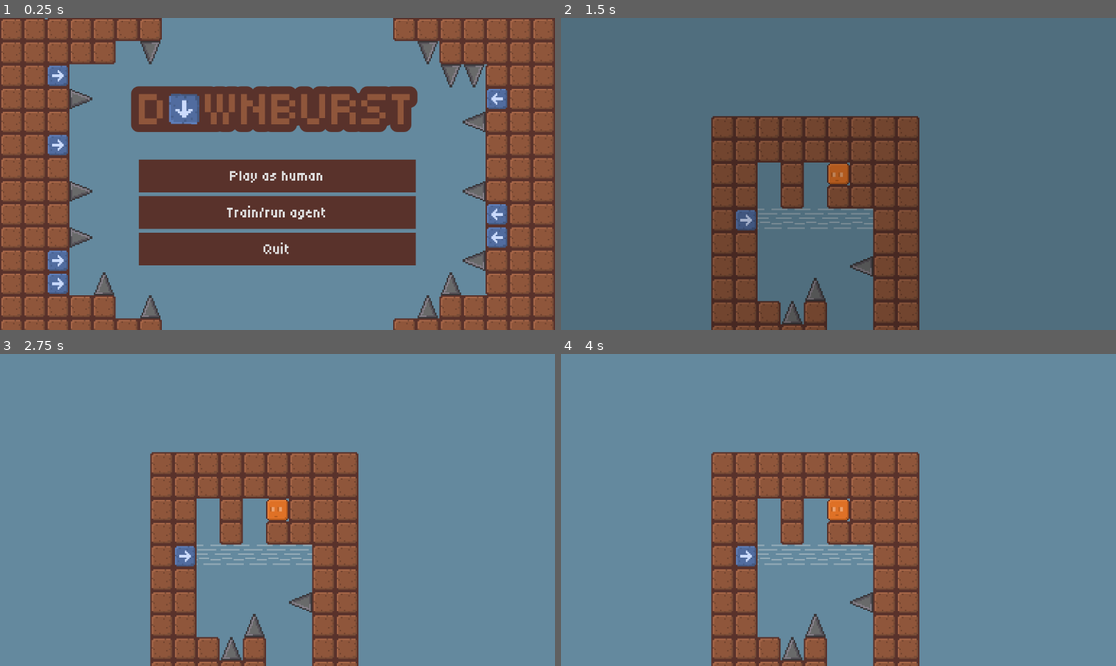
Above: before the commit, frames 1-4 (two rows, left to right).
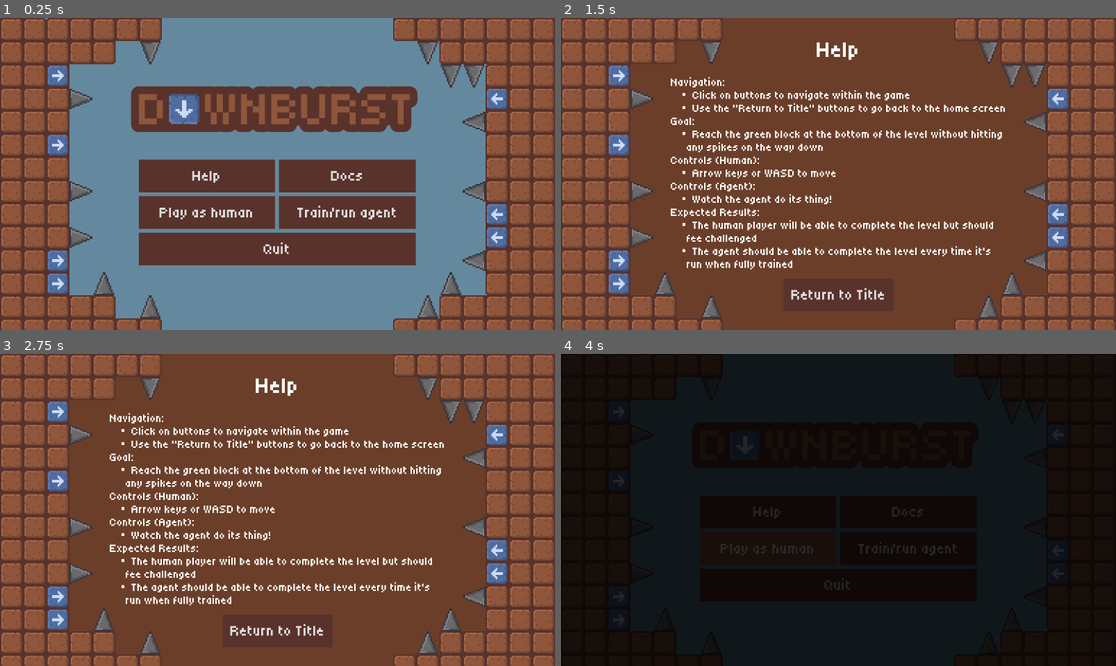
Above: after the commit, the same moments.

Repository: SeaRaptor21/game-agent-2025
Game: Godot game, scene res://scenes/title.tscn
Two runs of this game, one before a commit and one after it. Both use one fixed random seed, a clock stepped at 60 frames per second and the inputs below.
Inputs (mouse positions are in pixels of both pictures, inside the frame that each line leads up to):
- Up to frame 1 (0.25 s): no input
- Up to frame 2 (1.5 s): click (766, 177) at 0.5 s, where only the run after the commit has a clickable "Help"; click (910, 177) at 1.25 s, where only the run after the commit has a clickable "Docs"
- Up to frame 3 (2.75 s): click (349, 547) at 2 s, where only the run after the commit has a clickable "Train/run agent"
- Up to frame 4 (4 s): click (838, 631) at 2.75 s, where only the run after the commit has a clickable "Return to Title"; click (766, 547) at 3.5 s, where only the run after the commit has a clickable "Play as human"

The runs differ from the first frame. In frame 1, 1.2% of the frame differs, in the area x 28-72%, y 45-68%; in frame 2, 90%; in frame 3, 94%; in frame 4, 100%, in the area x 0-100%, y 0-100%.

Commit message:
Add splash screens for Docs and Help
Still need to write docs

Diff:
--- a/scenes/main.tscn
+++ b/scenes/main.tscn
@@ -96,7 +96,6 @@
 theme = ExtResource("4_16c2l")
 
 [node name="WinScreen" type="CenterContainer" parent="CanvasLayer2/EndScreens"]
-visible = false
 layout_mode = 1
 anchors_preset = 15
 anchor_right = 1.0
@@ -118,7 +117,7 @@
 
 [node name="Return" type="Button" parent="CanvasLayer2/EndScreens/WinScreen/PanelContainer/VBoxContainer"]
 layout_mode = 2
-text = "Return to title"
+text = "Return to Title"
 
 [node name="LoseScreen" type="CenterContainer" parent="CanvasLayer2/EndScreens"]
 visible = false
--- a/scenes/title.tscn
+++ b/scenes/title.tscn
@@ -122,17 +122,148 @@
 layout_mode = 2
 theme_override_constants/separation = 8
 
-[node name="Human" type="Button" parent="CenterContainer/VBoxContainer/VBoxContainer"]
-layout_mode = 2
+[node name="HBoxContainer" type="HBoxContainer" parent="CenterContainer/VBoxContainer/VBoxContainer"]
+layout_mode = 2
+theme_override_constants/separation = 8
+
+[node name="Help" type="Button" parent="CenterContainer/VBoxContainer/VBoxContainer/HBoxContainer"]
+layout_mode = 2
+size_flags_horizontal = 3
+text = "Help"
+
+[node name="Docs" type="Button" parent="CenterContainer/VBoxContainer/VBoxContainer/HBoxContainer"]
+layout_mode = 2
+size_flags_horizontal = 3
+text = "Docs"
+
+[node name="HBoxContainer2" type="HBoxContainer" parent="CenterContainer/VBoxContainer/VBoxContainer"]
+layout_mode = 2
+theme_override_constants/separation = 8
+
+[node name="Human" type="Button" parent="CenterContainer/VBoxContainer/VBoxContainer/HBoxContainer2"]
+layout_mode = 2
+size_flags_horizontal = 3
 text = "Play as human"
 
-[node name="Agent" type="Button" parent="CenterContainer/VBoxContainer/VBoxContainer"]
-layout_mode = 2
+[node name="Agent" type="Button" parent="CenterContainer/VBoxContainer/VBoxContainer/HBoxContainer2"]
+layout_mode = 2
+size_flags_horizontal = 3
 text = "Train/run agent"
 
 [node name="Quit" type="Button" parent="CenterContainer/VBoxContainer/VBoxContainer"]
 layout_mode = 2
 text = "Quit"
+
+[node name="Help" type="PanelContainer" parent="."]
+visible = false
+layout_mode = 1
+anchors_preset = 15
+anchor_right = 1.0
+anchor_bottom = 1.0
+grow_horizontal = 2
+grow_vertical = 2
+
+[node name="MarginContainer" type="MarginContainer" parent="Help"]
+layout_mode = 2
+theme_override_constants/margin_left = 100
+theme_override_constants/margin_top = 100
+theme_override_constants/margin_right = 100
+theme_override_constants/margin_bottom = 100
+
+[node name="VBoxContainer" type="VBoxContainer" parent="Help/MarginContainer"]
+layout_mode = 2
+theme_override_constants/separation = 16
+
+[node name="RichTextLabel" type="RichTextLabel" parent="Help/MarginContainer/VBoxContainer"]
+layout_mode = 2
+size_flags_vertical = 3
+bbcode_enabled = true
+text = "[font_size=24][font_size=48][center]Help[/center][/font_size]
+
+Navigation:
+[ul]
+  Click on buttons to navigate within the game
+  Use the \"Return to Title\" buttons to go back to the home screen
+[/ul]
+Goal:
+[ul]
+  Reach the green block at the bottom of the level without hitting any spikes on the way down
+[/ul]
+Controls (Human):
+[ul]
+  Arrow keys or WASD to move
+[/ul]
+Controls (Agent):
+[ul]
+  Watch the agent do its thing!
+[/ul]
+Expected Results:
+[ul]
+  The human player will be able to complete the level but should fee challenged
+  The agent should be able to complete the level every time it's run when fully trained
+[/ul]
+[/font_size]"
+fit_content = true
+
+[node name="Return" type="Button" parent="Help/MarginContainer/VBoxContainer"]
+layout_mode = 2
+size_flags_horizontal = 4
+text = "Return to Title"
+
+[node name="Docs" type="PanelContainer" parent="."]
+visible = false
+layout_mode = 1
+anchors_preset = 15
+anchor_right = 1.0
+anchor_bottom = 1.0
+grow_horizontal = 2
+grow_vertical = 2
+
+[node name="MarginContainer" type="MarginContainer" parent="Docs"]
+layout_mode = 2
+theme_override_constants/margin_left = 100
+theme_override_constants/margin_top = 100
+theme_override_constants/margin_right = 100
+theme_override_constants/margin_bottom = 100
+
+[node name="VBoxContainer" type="VBoxContainer" parent="Docs/MarginContainer"]
+layout_mode = 2
+
+[node name="RichTextLabel" type="RichTextLabel" parent="Docs/MarginContainer/VBoxContainer"]
+layout_mode = 2
+size_flags_vertical = 3
+bbcode_enabled = true
+text = "[font_size=24][font_size=48][center]Help[/center][/font_size]
+
+Navigation:
+[ul]
+  Click on buttons to navigate within the game
+  Use the \"Return to Title\" buttons to go back to the home screen
+[/ul]
+Goal:
+[ul]
+  Reach the green block at the bottom of the level without hitting any spikes on the way down
+[/ul]
+Controls (Human):
+[ul]
+  Arrow keys or WASD to move
+[/ul]
+Controls (Agent):
+[ul]
+  Watch the agent do its thing!
+[/ul]
+Expected Results:
+[ul]
+  The human player will be able to complete the level but should fee challenged
+  The agent should be able to complete the level every time it's run when fully trained
+[/ul]
+[/font_size]"
+fit_content = true
+
+[node name="Return" type="Button" parent="Docs/MarginContainer/VBoxContainer"]
+layout_mode = 2
+size_flags_horizontal = 4
+text = "Return to Title"
 
 [node name="TileMapLayer" type="TileMapLayer" parent="."]
 scale = Vector2(3, 3)
@@ -155,6 +286,10 @@
 }
 speed_scale = 2.0
 
-[connection signal="pressed" from="CenterContainer/VBoxContainer/VBoxContainer/Human" to="." method="_on_human_pressed"]
-[connection signal="pressed" from="CenterContainer/VBoxContainer/VBoxContainer/Agent" to="." method="_on_agent_pressed"]
+[connection signal="pressed" from="CenterContainer/VBoxContainer/VBoxContainer/HBoxContainer/Help" to="." method="_on_help_pressed"]
+[connection signal="pressed" from="CenterContainer/VBoxContainer/VBoxContainer/HBoxContainer/Docs" to="." method="_on_docs_pressed"]
+[connection signal="pressed" from="CenterContainer/VBoxContainer/VBoxContainer/HBoxContainer2/Human" to="." method="_on_human_pressed"]
+[connection signal="pressed" from="CenterContainer/VBoxContainer/VBoxContainer/HBoxContainer2/Agent" to="." method="_on_agent_pressed"]
 [connection signal="pressed" from="CenterContainer/VBoxContainer/VBoxContainer/Quit" to="." method="_on_quit_pressed"]
+[connection signal="pressed" from="Help/MarginContainer/VBoxContainer/Return" to="." method="_on_return_pressed"]
+[connection signal="pressed" from="Docs/MarginContainer/VBoxContainer/Return" to="." method="_on_return_pressed"]
--- a/scripts/title.gd
+++ b/scripts/title.gd
@@ -18,6 +18,16 @@
 		CONNECT_ONE_SHOT
 	)
 
+func _on_help_pressed() -> void:
+	$Help.visible = true
+
+func _on_docs_pressed() -> void:
+	$Docs.visible = true
+
+func _on_return_pressed() -> void:
+	$Help.visible = false
+	$Docs.visible = false
+
 func _on_quit_pressed() -> void:
 	get_tree().quit()
 
